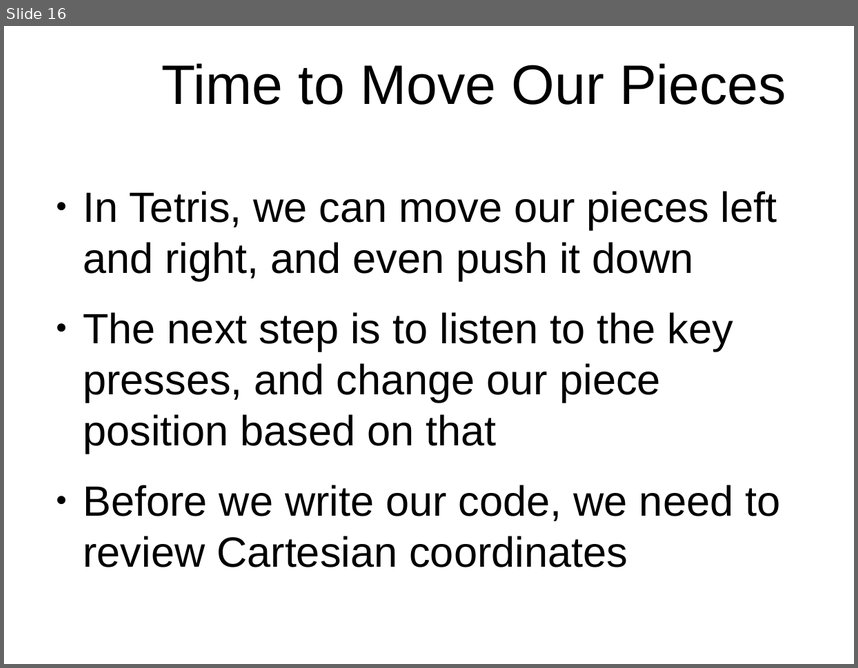
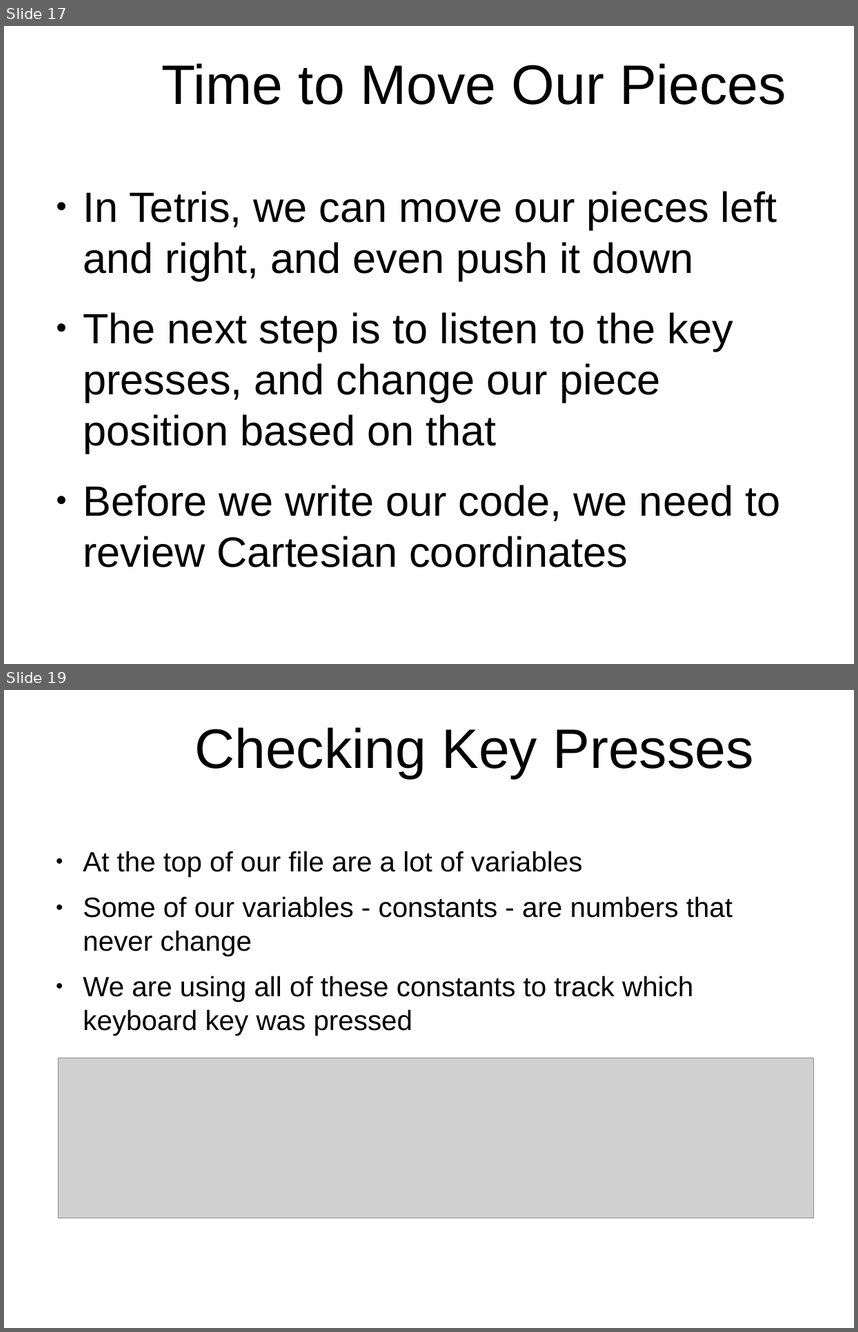
Before and after one commit to originalgrego/Webtris, a slide deck: Webtris - Explorathon 2019.odp. Shown one above the other, each under a label of ours: slide 16 before the commit, slides 17 and 19 after it; the slides between them are not shown. The pictures are 858x668 and 858x1332 pixels, drawn with LibreOffice and Linux fonts; fonts in the diff are those of the drawing; grey boxes stand for pictures; background and template pictures are left out. Boxes give left, top, right and bottom in pixels: in the first picture for what was removed or moved away, otherwise in the second. Text is boxed around its words. In the diff, an @@ line names an element or a change of style, - is before the commit and + after.

```diff
--- a/Webtris - Explorathon 2019.odp
+++ b/Webtris - Explorathon 2019.odp
@@ slide 19 added at (4, 690, 854, 1328), background picture (left out) @@
@@ title added at (194, 727, 753, 778), 51.9 pt, text #000000 @@
+Checking Key Presses
@@ text added at (83, 851, 733, 1035), 26 pt, text #000000 @@
+● At the top of our file are a lot of variables
+● Some of our variables - constants - are numbers that never change
+● We are using all of these constants to track which keyboard key was pressed
@@ picture added at (58, 1058, 814, 1218) @@
@@ what was slide 16 is now slide 17 @@
```
Also in this commit, not shown: 13 slides changed, 3 other slides added, 2 slides removed.
